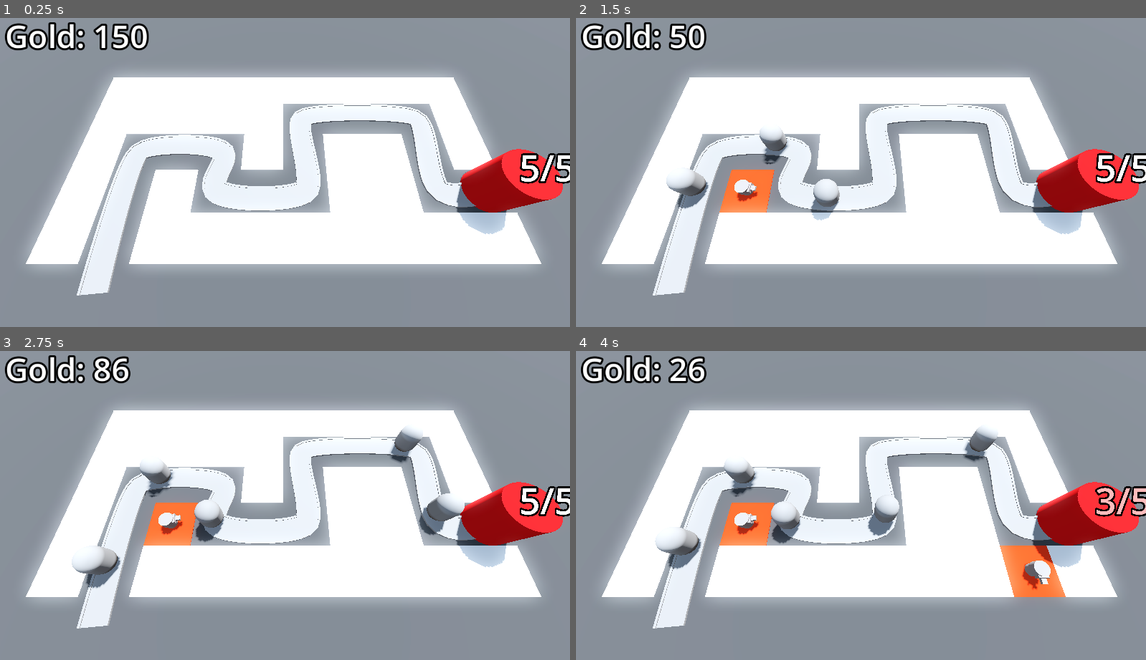
Above: before the commit, frames 1-4 (two rows, left to right).
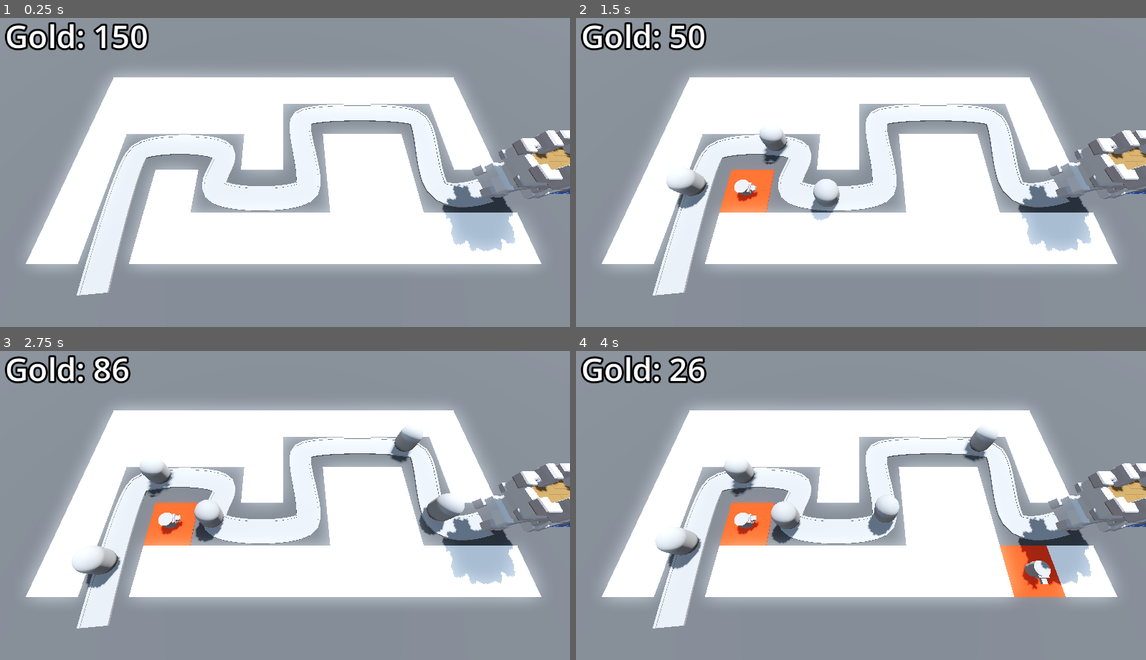
Above: after the commit, the same moments.

Repository: SugarF0x/barblast-3d
Game: Godot game, scene res://BaseLevel.tscn
The game is run twice, just before and just after one commit, with the same random seed, the same clock (stepped at 60 frames per second) and the same inputs.
Inputs (mouse positions are in pixels of both pictures, inside the frame that each line leads up to):
- Up to frame 1 (0.25 s): no input
- Up to frame 2 (1.5 s): move the mouse to (986, 150) at 0.52 s; click (986, 150) at 0.6 s; move the mouse to (747, 181) at 1.27 s; click (747, 181) at 1.35 s
- Up to frame 3 (2.75 s): move the mouse to (342, 428) at 2.02 s; click (342, 428) at 2.1 s
- Up to frame 4 (4 s): move the mouse to (832, 564) at 2.77 s; click (832, 564) at 2.85 s; move the mouse to (1032, 548) at 3.52 s; click (1032, 548) at 3.6 s

The runs differ from the first frame. In frame 1, 4.4% of the frame differs, in the area x 77-100%, y 36-76%; in frame 2, 4.4%; in frame 3, 4.4%; in frame 4, 4.3%.

Commit message:
use new base model

Diff:
--- a/Base/base.tscn
+++ b/Base/base.tscn
@@ -2,9 +2,7 @@
 
 [ext_resource type="Script" path="res://Base/base.gd" id="1_l44r1"]
 [ext_resource type="PackedScene" uid="uid://b7eurym5yvwbn" path="res://components/HealthComponent.tscn" id="2_jll3i"]
-
-[sub_resource type="StandardMaterial3D" id="StandardMaterial3D_us0s8"]
-albedo_color = Color(0.886275, 0, 0.0196078, 1)
+[ext_resource type="PackedScene" uid="uid://ccset7yjenmui" path="res://Assets/Base.glb" id="3_fu3yl"]
 
 [node name="Base" type="Node3D" groups=["base"]]
 script = ExtResource("1_l44r1")
@@ -12,18 +10,14 @@
 [node name="HealthComponent" parent="." instance=ExtResource("2_jll3i")]
 max_health = 5
 
-[node name="Model" type="CSGCylinder3D" parent="."]
-radius = 2.0
-height = 4.0
-sides = 32
-material = SubResource("StandardMaterial3D_us0s8")
-
 [node name="HealthLabel" type="Label3D" parent="."]
-transform = Transform3D(1, 0, 0, 0, 1, 0, 0, 0, 1, 0, 3, 0)
+transform = Transform3D(1, 0, 0, 0, 1, 0, 0, 0, 1, 0, 6, 0)
 billboard = 1
 modulate = Color(0.886275, 0, 0.0196078, 1)
 text = "10"
 font_size = 500
 outline_size = 100
 
+[node name="Base" parent="." instance=ExtResource("3_fu3yl")]
+
 [connection signal="death" from="HealthComponent" to="." method="_on_health_component_death"]
Not shown: 4 places in MeshLibraries/SpaceLibrary.tres that only renumber resources
